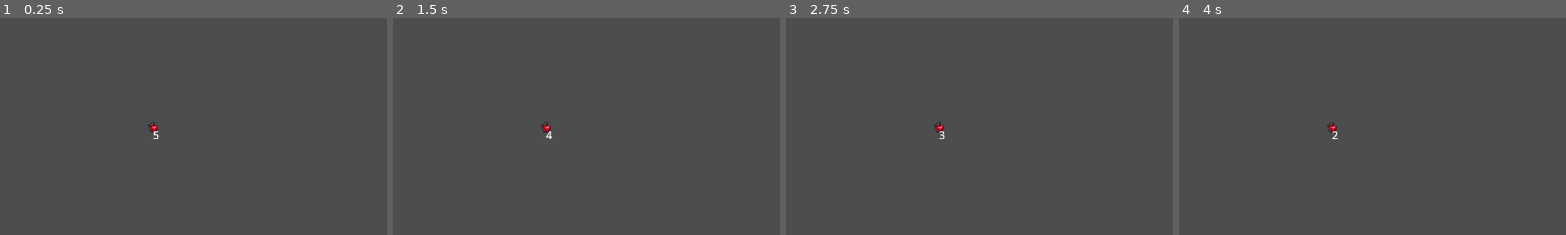
Above: before the commit, frames 1-4 (left to right).
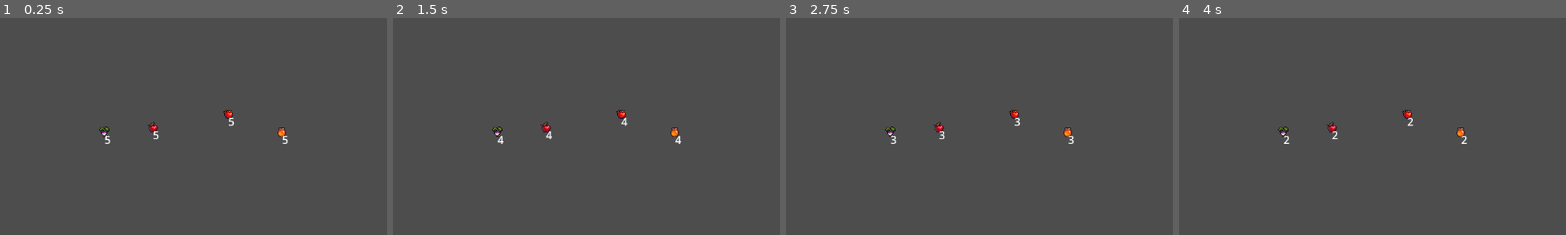
Above: after the commit, the same moments.

Repository: jeffreypbee/Cooking-Game
Game: Godot game, scene res://scenes/main.tscn
Two runs of this game, one before a commit and one after it. Both use one fixed random seed, a clock stepped at 60 frames per second and the inputs below. The project has no main scene, so this scene is started directly.
Inputs:
- Up to frame 1 (0.25 s): no input
- Up to frame 2 (1.5 s): tap Enter at 0.5 s; tap Space at 1.25 s
- Up to frame 3 (2.75 s): tap Enter at 2 s
- Up to frame 4 (4 s): tap Space at 2.75 s; tap Enter at 3.5 s
The pictures show only the part of the screen within x 12-61%, y 1-51%; the shares and areas given below are measured in that part.

The runs differ from the first frame. In frame 1, 0.3% of the frame differs, in the area x 25-75%, y 42-59%; in frame 2, 0.4%; in frame 3, 0.4%; in frame 4, 0.3%.

Commit message:
Added ingredient spawners to main

Diff:
--- a/resources/ingredients/honey.tres
+++ b/resources/ingredients/honey.tres
@@ -1,7 +1,9 @@
-[gd_resource type="Resource" script_class="Ingredient" load_steps=2 format=3 uid="uid://bj57b66w88eva"]
+[gd_resource type="Resource" script_class="Ingredient" load_steps=3 format=3 uid="uid://bj57b66w88eva"]
 
 [ext_resource type="Script" path="res://resources/Ingredient.gd" id="1_lkmla"]
+[ext_resource type="Texture2D" uid="uid://sy6ckvomvafe" path="res://art/sprites/Honey.png" id="2_kfmdc"]
 
 [resource]
 script = ExtResource("1_lkmla")
-name = ""
+name = "Honey"
+sprite = ExtResource("2_kfmdc")
--- a/resources/ingredients/tomato.tres
+++ b/resources/ingredients/tomato.tres
@@ -1,7 +1,9 @@
-[gd_resource type="Resource" script_class="Ingredient" load_steps=2 format=3 uid="uid://dgv1egvdutv7n"]
+[gd_resource type="Resource" script_class="Ingredient" load_steps=3 format=3 uid="uid://dgv1egvdutv7n"]
 
-[ext_resource type="Script" path="res://resources/Ingredient.gd" id="1_dsalh"]
+[ext_resource type="Script" path="res://resources/Ingredient.gd" id="1_babef"]
+[ext_resource type="Texture2D" uid="uid://blve8d6uwofbr" path="res://art/sprites/Tomato.png" id="2_esise"]
 
 [resource]
-script = ExtResource("1_dsalh")
-name = ""
+script = ExtResource("1_babef")
+name = "Tomato"
+sprite = ExtResource("2_esise")
--- a/resources/ingredients/turnip.tres
+++ b/resources/ingredients/turnip.tres
@@ -1,7 +1,9 @@
-[gd_resource type="Resource" script_class="Ingredient" load_steps=2 format=3 uid="uid://12jmwoq5ipsr"]
+[gd_resource type="Resource" script_class="Ingredient" load_steps=3 format=3 uid="uid://12jmwoq5ipsr"]
 
-[ext_resource type="Script" path="res://resources/Ingredient.gd" id="1_871s7"]
+[ext_resource type="Script" path="res://resources/Ingredient.gd" id="1_ihahv"]
+[ext_resource type="Texture2D" uid="uid://5fpcwq3stjci" path="res://art/sprites/Turnip.png" id="2_g3en4"]
 
 [resource]
-script = ExtResource("1_871s7")
-name = ""
+script = ExtResource("1_ihahv")
+name = "Turnip"
+sprite = ExtResource("2_g3en4")
--- a/scenes/main.tscn
+++ b/scenes/main.tscn
@@ -1,10 +1,25 @@
-[gd_scene load_steps=3 format=3 uid="uid://c62gt34yuhv18"]
+[gd_scene load_steps=6 format=3 uid="uid://c62gt34yuhv18"]
 
 [ext_resource type="PackedScene" uid="uid://cbscbo31qslh1" path="res://scenes/ingredient_spawner.tscn" id="1_n1uyl"]
 [ext_resource type="Resource" uid="uid://d04xb2i1f7b52" path="res://resources/ingredients/apple.tres" id="2_hivm8"]
+[ext_resource type="Resource" uid="uid://dgv1egvdutv7n" path="res://resources/ingredients/tomato.tres" id="3_7gfq2"]
+[ext_resource type="Resource" uid="uid://bj57b66w88eva" path="res://resources/ingredients/honey.tres" id="4_eniqy"]
+[ext_resource type="Resource" uid="uid://12jmwoq5ipsr" path="res://resources/ingredients/turnip.tres" id="5_ypbpx"]
 
 [node name="Main" type="Node"]
 
-[node name="IngredientSpawner" parent="." instance=ExtResource("1_n1uyl")]
+[node name="AppleSpawner" parent="." instance=ExtResource("1_n1uyl")]
 position = Vector2(360, 167)
 ingredient = ExtResource("2_hivm8")
+
+[node name="TomatoSpawner" parent="." instance=ExtResource("1_n1uyl")]
+position = Vector2(472, 147)
+ingredient = ExtResource("3_7gfq2")
+
+[node name="HoneySpawner" parent="." instance=ExtResource("1_n1uyl")]
+position = Vector2(552, 174)
+ingredient = ExtResource("4_eniqy")
+
+[node name="TurnipSpawner" parent="." instance=ExtResource("1_n1uyl")]
+position = Vector2(288, 174)
+ingredient = ExtResource("5_ypbpx")
